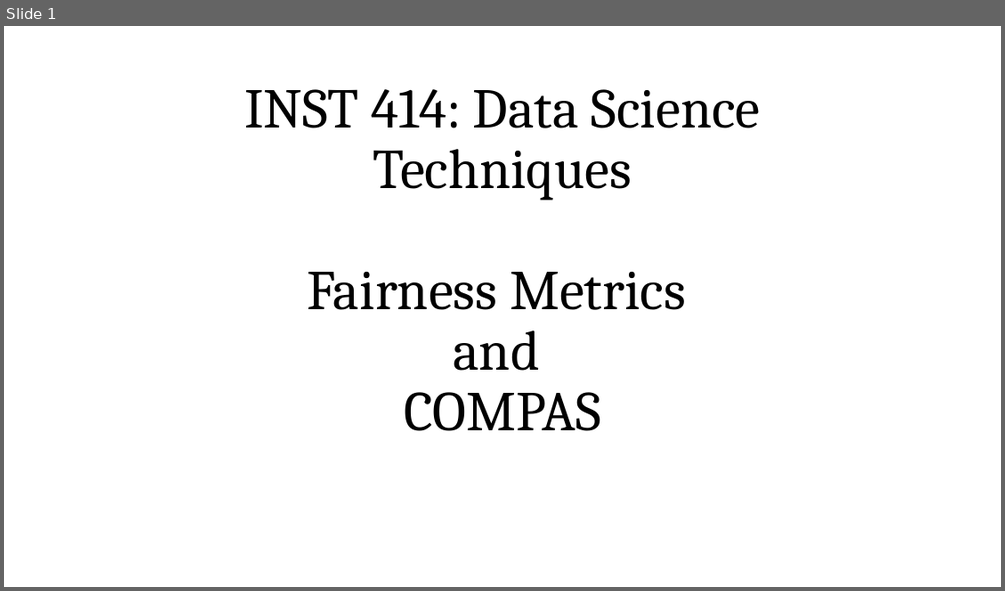
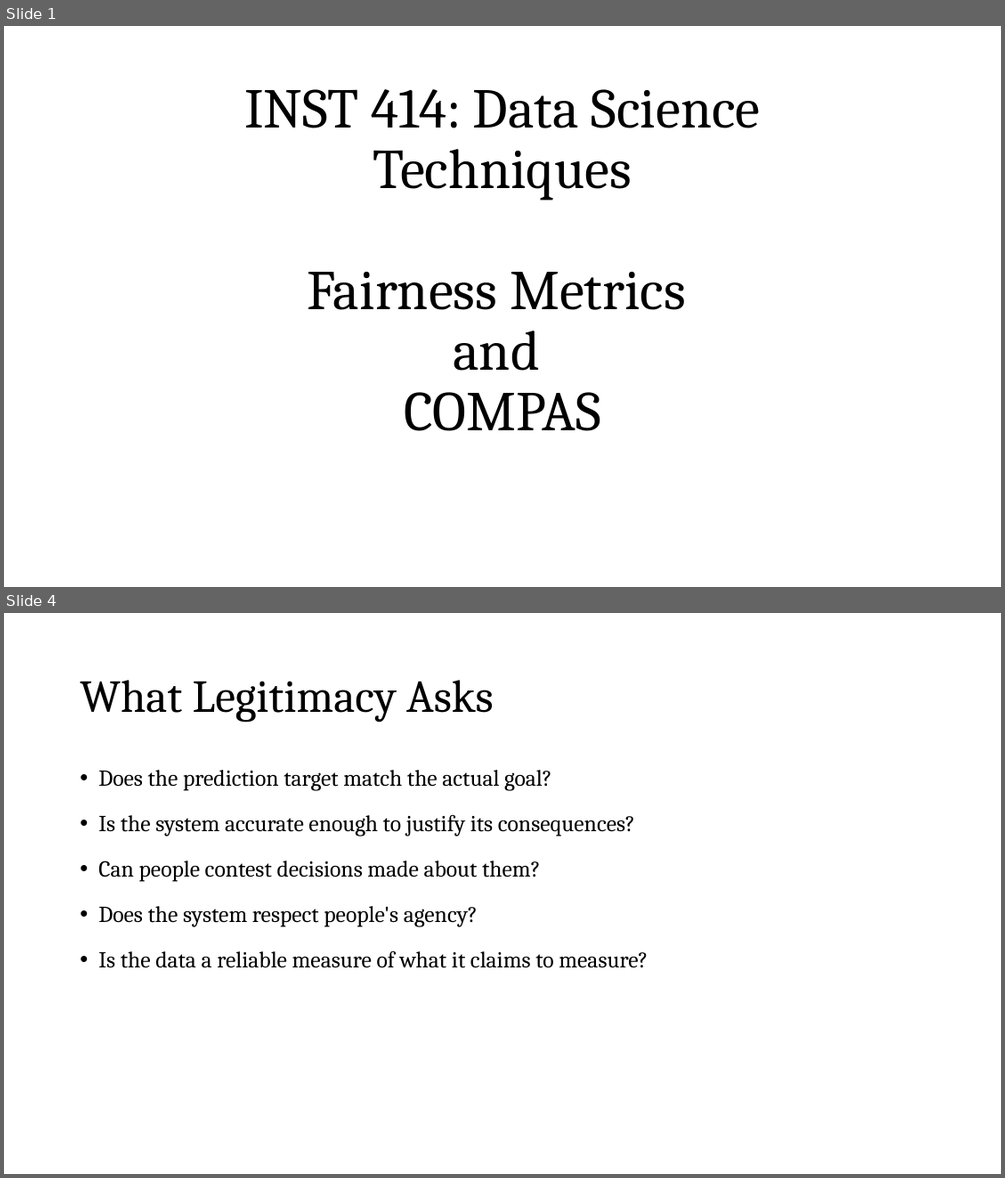
Before and after one commit to zjelveh/zjelveh.github.io, a slide deck: files/inst414_spring2026/lectures/lecture_11a_fairness_metrics_compas.pptx. Shown one above the other, each under a label of ours: slide 1 before the commit, slides 1 and 4 after it; the slides between them are not shown. The pictures are 1005x591 and 1005x1178 pixels, drawn with LibreOffice and Linux fonts; fonts in the diff are those of the drawing. Boxes give left, top, right and bottom in pixels: in the first picture for what was removed or moved away, otherwise in the second. Text is boxed around its words. In the diff, an @@ line names an element or a change of style, - is before the commit and + after.

```diff
--- a/files/inst414_spring2026/lectures/lecture_11a_fairness_metrics_compas.pptx
+++ b/files/inst414_spring2026/lectures/lecture_11a_fairness_metrics_compas.pptx
@@ slide 4 added at (4,613,1001,1174), background #FFFFFF @@
@@ title added at (80,680,494,722), 44 pt, text #000000 @@
+What Legitimacy Asks
@@ text added at (98,770,647,968), 22 pt, text #000000 @@
+• Does the prediction target match the actual goal?
+• Is the system accurate enough to justify its consequences?
+• Can people contest decisions made about them?
+• Does the system respect people's agency?
+• Is the data a reliable measure of what it claims to measure?
```
Also in this commit, not shown: 3 other slides added.
